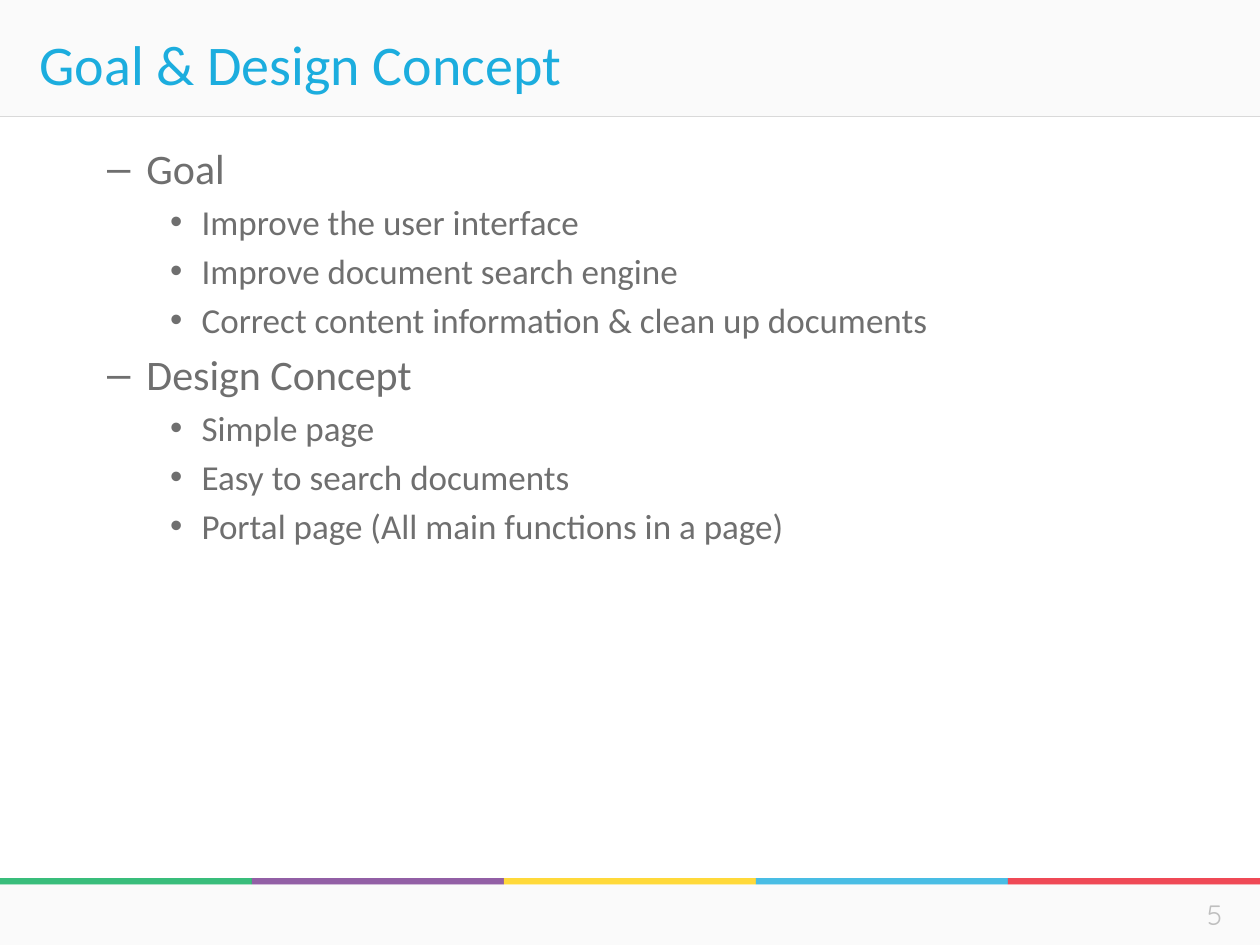
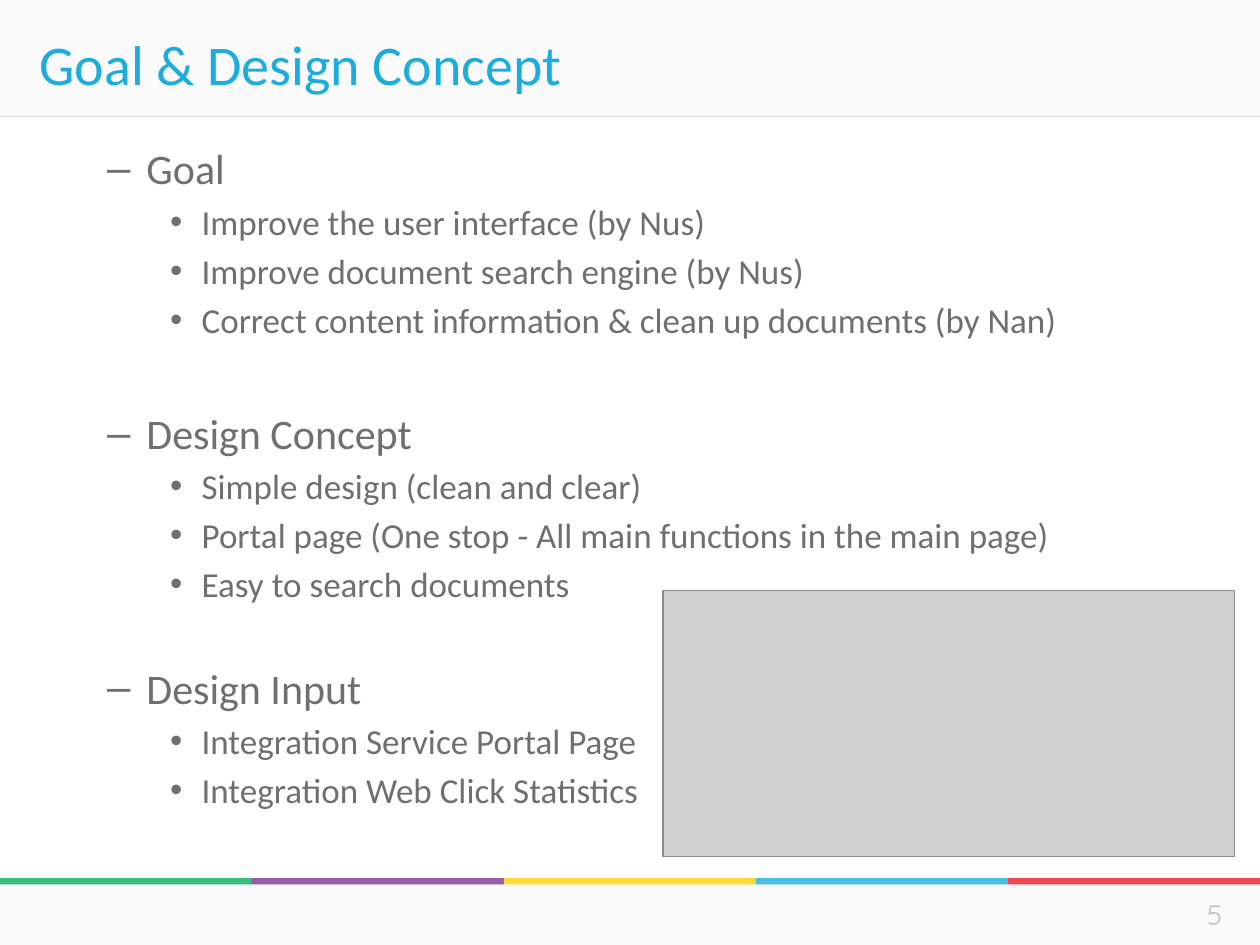
Before and after one commit to donus3/BusGoEveryWhere, a slide deck: slide 5 of Integration New Homepage.pptx. Drawn at 1260x945 pixels with LibreOffice and Linux fonts; fonts in the diff are those of the drawing; grey boxes stand for pictures; background and template pictures are left out. Boxes give left, top, right and bottom in pixels: in the first picture for what was removed or moved away, otherwise in the second. Text is boxed around its words. In the diff, an @@ line names an element or a change of style, - is before the commit and + after.

Commit message:
final

```diff
--- a/Integration New Homepage.pptx
+++ b/Integration New Homepage.pptx
@@ text at (x1=202, y1=209, x2=1056, y2=339): text changed @@
-    • Improve the user interface
-    • Improve document search engine
-    • Correct content information & clean up documents
+    • Improve the user interface (by Nus)
+    • Improve document search engine (by Nus)
+    • Correct content information & clean up documents (by Nan)
@@ text at (x1=202, y1=473, x2=1048, y2=554): text changed @@
-    • Simple page
+    • Simple design (clean and clear)
+    • Portal page (One stop - All main functions in the main page)
@@ picture added at (x1=663, y1=591, x2=1235, y2=857) @@
@@ text at (x1=146, y1=675, x2=638, y2=809): text changed @@
-    • Portal page (All main functions in a page)
+  – Design Input
+    • Integration Service Portal Page
+    • Integration Web Click Statistics
```
Also in this commit, not shown: 10 other slides changed, 4 slides added, 3 slides removed.
